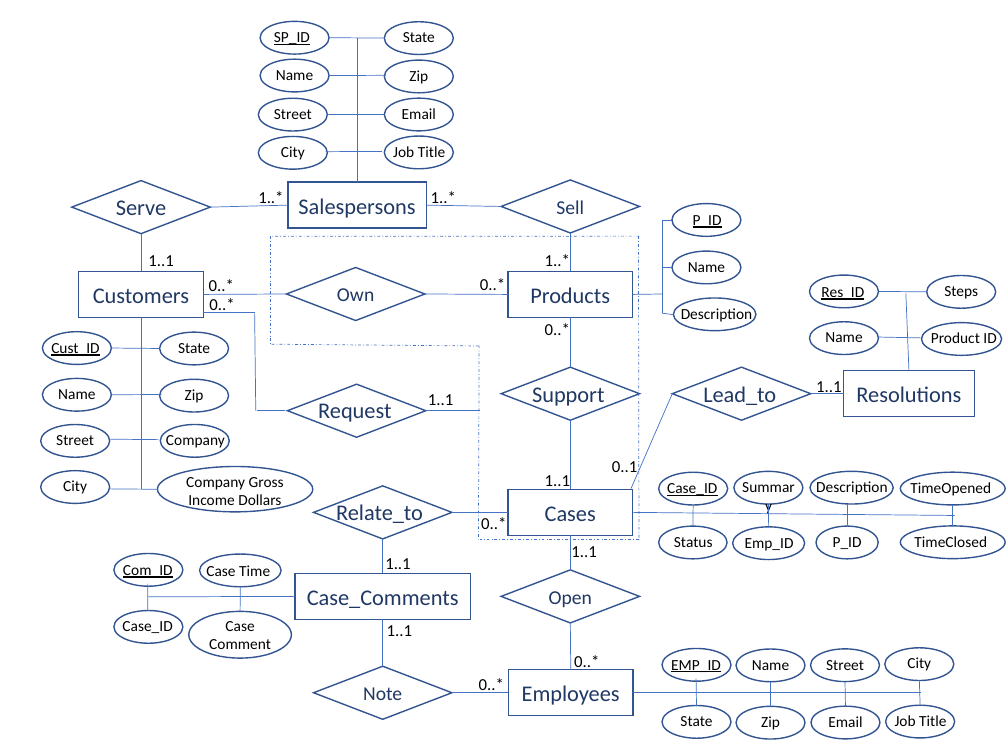
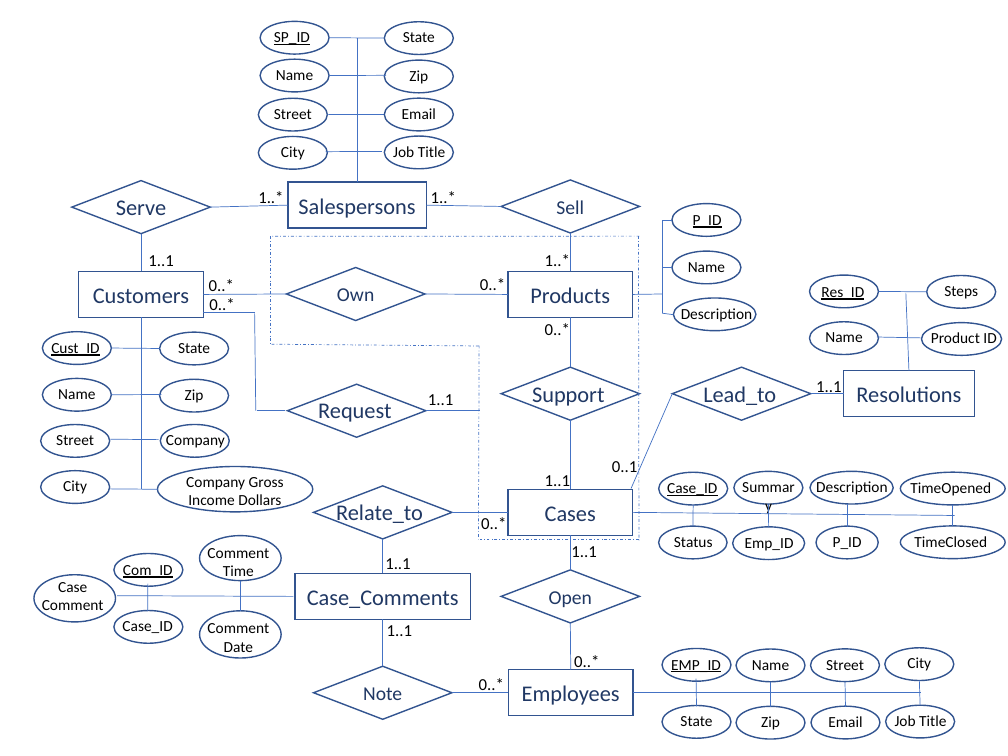
Before and after one commit to adelbert1/INFSCI2710-Project, a slide deck: slide 1 of DBMS Project_ER Diagram and Schema.pptx. Drawn at 1008x756 pixels with LibreOffice and Linux fonts; fonts in the diff are those of the drawing. Boxes give left, top, right and bottom in pixels: in the first picture for what was removed or moved away, otherwise in the second. Text is boxed around its words. In the diff, an @@ line names an element or a change of style, - is before the commit and + after.

```diff
--- a/DBMS Project_ER Diagram and Schema.pptx
+++ b/DBMS Project_ER Diagram and Schema.pptx
@@ ellipse: place and size @@
-ellipse at bbox=[200, 554, 281, 587]
+ellipse at bbox=[200, 535, 281, 581]
@@ text at bbox=[207, 545, 269, 581]: text changed @@
-Case Time
+Comment Time
@@ text "Case Comment": place and size @@
-text "Case Comment" at bbox=[209, 621, 271, 654]
+text "Case Comment" at bbox=[42, 582, 104, 615]
@@ ellipse added at bbox=[34, 575, 116, 622], outline #325491 1 pt @@
@@ line moved from (295, 597) - (148, 597) to (293, 597) - (117, 596) @@
@@ line moved from (240, 587) - (240, 611) to (240, 581) - (240, 611) @@
@@ ellipse: place and size @@
-ellipse at bbox=[188, 612, 291, 658]
+ellipse at bbox=[200, 611, 281, 658]
@@ text added at bbox=[207, 620, 269, 657], 11 pt, text #000000 @@
+Comment Date
```
Also in this commit, not shown: 1 slide added, 1 slide removed.
